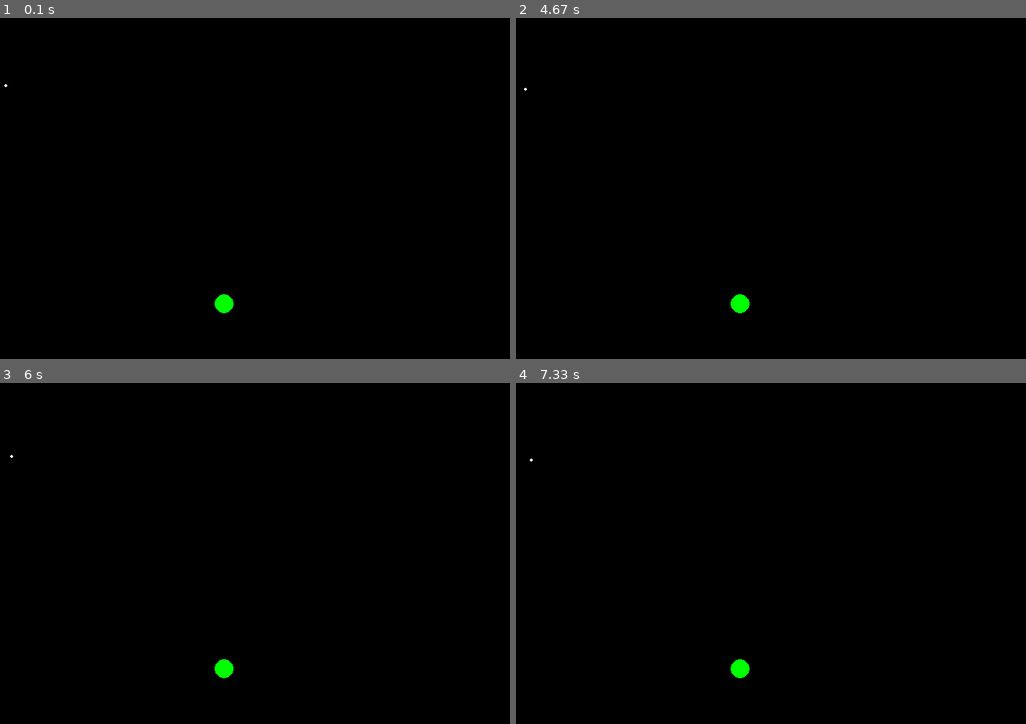
Above: before the commit, frames 1-4 (two rows, left to right).
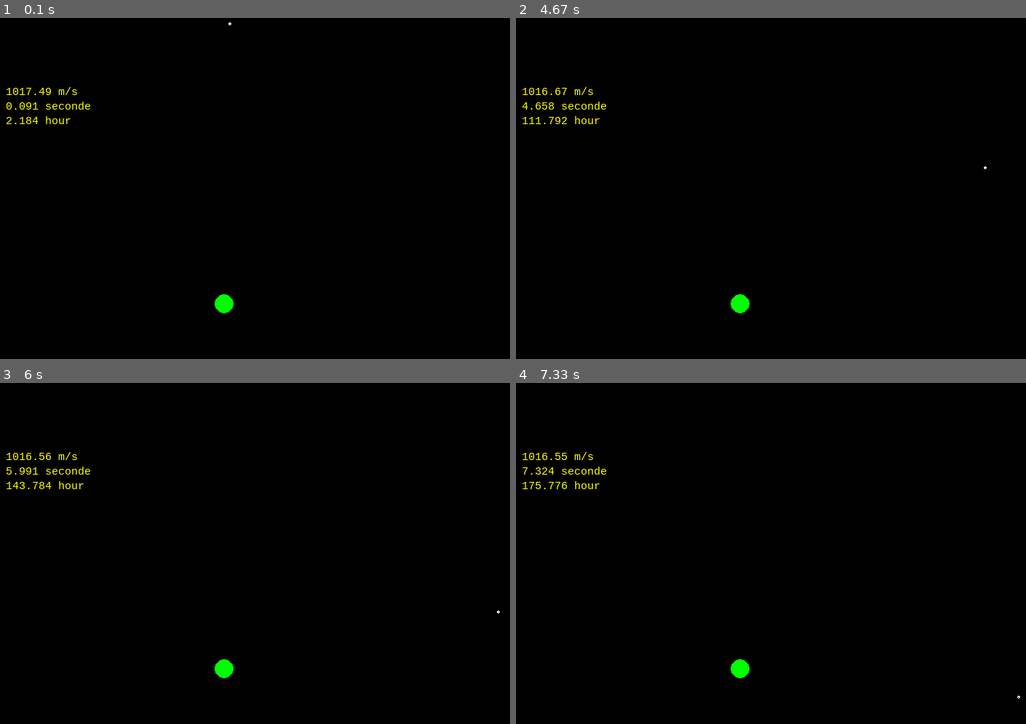
Above: after the commit, the same moments.

Repository: heterhum/Tout-mes-projet-python
Game: pygame game, started from earthmoon.py
The game is run twice, just before and just after one commit, with the same random seed, the same clock (stepped at 60 frames per second) and the same inputs.
Inputs:
- Up to frame 1 (0.1 s): no input
- Up to frame 2 (4.67 s): no input
- Up to frame 3 (6 s): no input
- Up to frame 4 (7.33 s): no input

The runs differ from the first frame. In frame 1, 0.3% of the frame differs, in the area x 0-46%, y 1-32%; in frame 2, 0.4%; in frame 3, 0.4%, in the area x 1-99%, y 20-68%; in frame 4, 0.4%.

Commit message:
update earthmoon

Diff:
--- a/earthmoon.py
+++ b/earthmoon.py
@@ -7,8 +7,9 @@
 screen = pygame.display.set_mode((TAILLEX,TAILLEY))
 
 FPSM=120
-FPSA=60
+
 pygame.init()
+myfont = pygame.font.SysFont("monospace", 15)
 #1000Km -> 1 pixel
 def normalise(vect):
     norm = np.linalg.vector_norm(vect)
@@ -25,26 +26,49 @@
         self.Rxy=np.array([100,100])*self.PixToMe
         self.Vmouvement=np.array([0,0])
 
-        self.EarthMass=5.9722e24
-        self.MoonMass=7.34767309e22
+        self.EarthMass=5.9722e24 #kg
+        self.MoonMass=7.34767309e22 #kg
+        self.MoonDistance=3.85e8
 
         self.color=(255,255,255)
         self.radius=2
 
-    def Gravitation(self,d,m1,m2): #meter and Kg
-        f=sp.constants.G * (m1*m2)/d**2
+        self.HourWanted=24 #number of hour in 1 sec irl
+
+        self.dt=(self.HourWanted*3600)/FPSM #1 sec irl is 120 frame in game, i want 1 sec to be 1 month so 1 month to sec / 120
+
+
+    def initcalc(self):
+        v=np.sqrt((sp.constants.G*self.EarthMass)/self.MoonDistance) #init speed m/s
+        vec=v*np.array([1,0]) #to right
+
+        EarthPos=np.array([TAILLEX//2,TAILLEY//2])*self.PixToMe
+
+        self.Rxy=EarthPos+np.array([0,-self.MoonDistance])
+
+        distance=np.linalg.vector_norm(EarthPos-self.Rxy) #meter
+        t1=self.Gravitation(distance,self.EarthMass) #Newton
+        new=np.array([0,-1])*t1*self.dt+vec
+
+        self.xy=self.Rxy/self.PixToMe
+        self.Vmouvement=new
+        return
+
+    def Gravitation(self,d,m1): #meter and Kg
+        f=sp.constants.G * m1/d**2
         return f
 
     def updateVector(self,target):
-        dire = target * self.PixToMe - self.Rxy
+        target=target*self.PixToMe
+        dire = target - self.Rxy
         dire = normalise(dire) #vector toward Earth
 
-        distance=np.linalg.vector_norm(target*self.PixToMe-self.Rxy) #meter
-        t1=self.Gravitation(distance,self.EarthMass,self.MoonMass) #Newton
-        t1=t1/self.MoonMass
-        Force=dire*t1*(21600) #delta P = F * delta t -> P2=F*delta+P1 = Vector towards earth ; 21600 sec is 1 month every sec irl
-        new=Force+self.Vmouvement
-        v=np.linalg.norm(new) #speed
+        distance=np.linalg.vector_norm(target-self.Rxy) #meter
+        Acc=self.Gravitation(distance,self.EarthMass) #Newton
+
+        Vacc=dire*Acc*self.dt #delta V = A * delta t -> V2=A*delta+V1 = Vector towards earth ; 21600 sec is 1 month every sec irl
+        new=Vacc+self.Vmouvement #V2 = F
+        v=np.linalg.norm(new)
 
         return v,new
 
@@ -54,23 +78,25 @@
         self.v=v
         self.Vmouvement=vec
 
-        self.Rxy=np.add(self.Rxy,vec) #why, how it's working, idk, it's not physic it's fisique
-        self.xy=self.Rxy/self.PixToMe
+        self.Rxy=np.add(self.Rxy,vec*self.dt) #position + Vspeed*dt -> position
+        self.xy=self.Rxy/self.PixToMe #meter to pixel
         return
 
     def TradXY(self):
-        return int(self.xy[0].item()),int(self.xy[1].item())
+        return int(self.xy[0].item()),int(self.xy[1].item()) #to get xy pos in int
 
     def draw(self,screen):
         xy=self.TradXY()
-        print(xy)
-        pygame.draw.circle(screen,self.color,xy,self.radius)
-        #pygame.draw.line(screen,(255,0,0),(int(self.x),int(self.y)),(int(self.x+self.vector[0]),int(self.y+self.vector[1])),2)
+        pygame.draw.circle(screen,self.color,xy,self.radius) #moon
+        pygame.draw.line(screen,(255,0,0),xy,xy+(self.Vmouvement/self.PixToMe),1) #vector
         return
 
 running = True
 clock=pygame.time.Clock()
+
 runner=SolarSys()
+runner.initcalc()
+
 EarthPos=[TAILLEX//2,TAILLEY//2]
 
 while running:
@@ -79,11 +105,15 @@
         if event.type == pygame.QUIT:
             running = False
 
-    #pos = pygame.mouse.get_pos()
-    #runner.move(pos[0], pos[1],1)
     runner.move(EarthPos[0],EarthPos[1])
     runner.draw(screen)
 
+    label = myfont.render(str(round(runner.v,2))+" m/s", 1, (255,255,0))
+    label1 = myfont.render(str(round(pygame.time.get_ticks()/1000,4)) + " seconde", 1, (255,255,0))
+    label2 = myfont.render(str(round((pygame.time.get_ticks()/1000)*runner.HourWanted,4))+ " hour", 1, (255,255,0))
+    screen.blit(label, (100, 100))
+    screen.blit(label1, (100, 120))
+    screen.blit(label2, (100, 140))
     pygame.draw.circle(screen,(0,255,0),(EarthPos[0],EarthPos[1]),13)
     pygame.display.update()
     clock.tick(FPSM)
